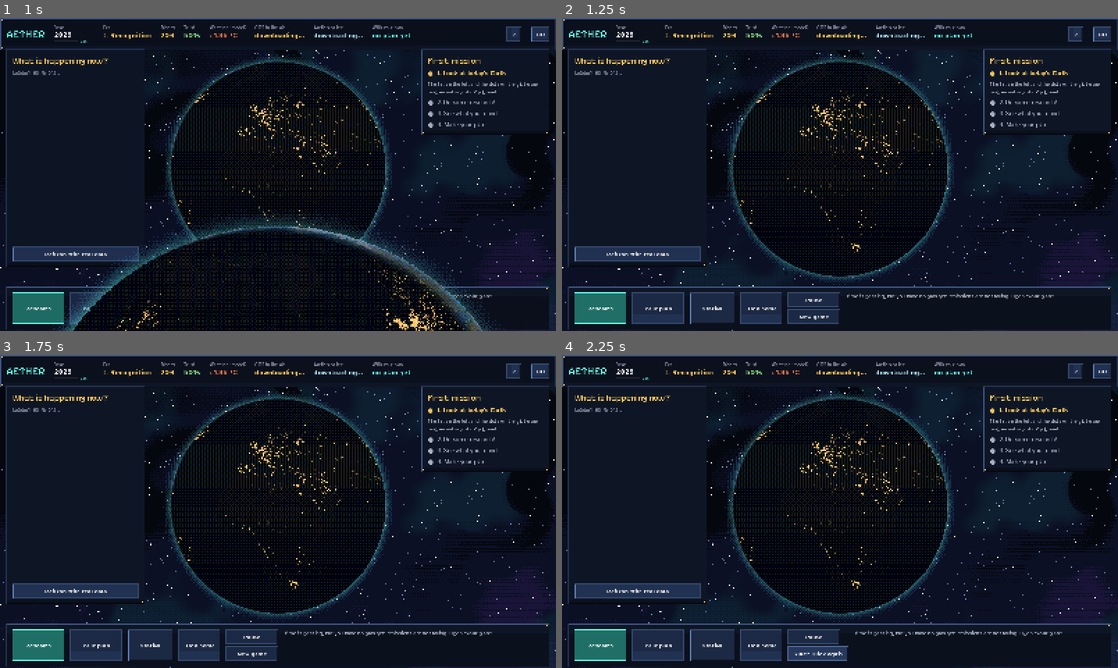
Above: before the commit, frames 1-4 (two rows, left to right).
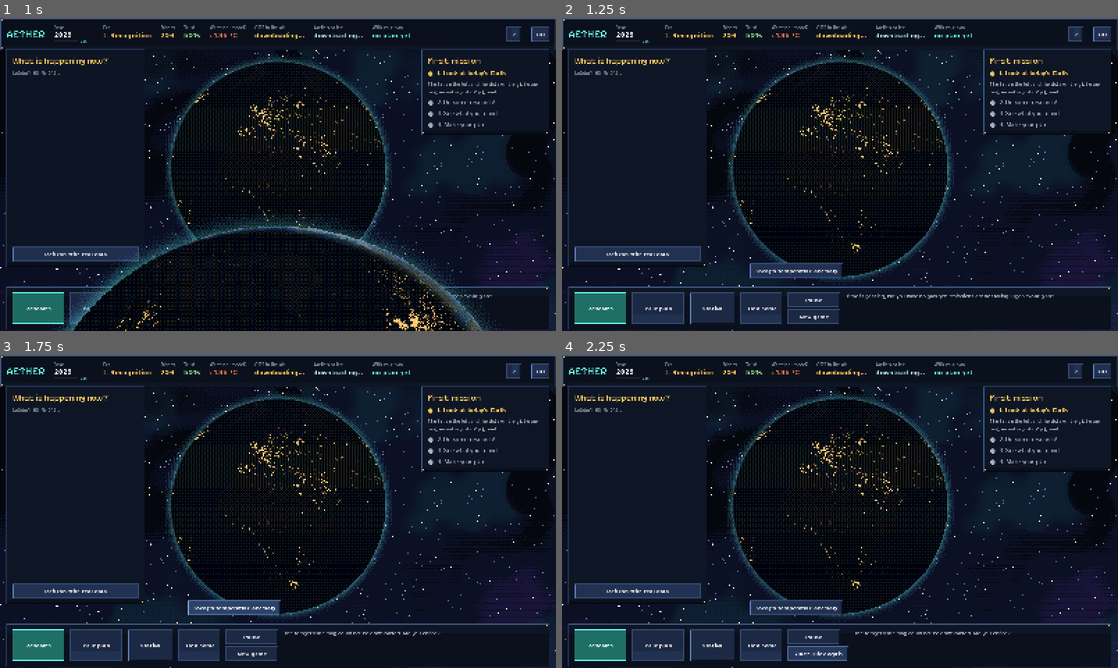
Above: after the commit, the same moments.

Repository: roadside/aether
Game: Godot game, scene res://scenes/intro_kepek.tscn
Two runs of this game, one before a commit and one after it. Both use one fixed random seed, a clock stepped at 60 frames per second and the inputs below. This scene is started directly instead of the project's main scene.
Inputs (mouse positions are in pixels of both pictures, inside the frame that each line leads up to):
- Up to frame 1 (1 s): tap Enter at 0.5 s; move the mouse to (400, 158) at 0.52 s; tap M at 0.6 s; click (400, 158) at 0.67 s; tap Space at 0.77 s
- Up to frame 2 (1.25 s): no input
- Up to frame 3 (1.75 s): click (233, 608) at 1.25 s, where only the run after the commit has a clickable "Today's temperature anomaly"
- Up to frame 4 (2.25 s): click "New game" at 2 s

Frame 1 is identical in both runs. In frame 2, 0.8% of the frame differs, in the area x 33-69%, y 78-90%; in frame 3, 1.0%, in the area x 33-89%, y 78-90%; in frame 4, 1.0%.

Commit message:
Földgömb: „Mai hőmérséklet-eltérés” réteg (Copernicus Climate Pulse ERA5 napi térkép, partvonalakkal, jelmagyarázattal, M billentyű); kész kutatásnál látványos jelzés (felirat + pixel-konfetti); önteszt 1f-kép
Co-Authored-By: Claude Opus 5.5 <noreply@anthropic.com>

Diff:
--- a/AETHER_godot/scripts/globe.gd
+++ b/AETHER_godot/scripts/globe.gd
@@ -29,6 +29,17 @@
 var events: Array = []               # valós események (world_state.py): {cim, kategoria, lat, lon, link, ...}
 var heat := 0.0                      # 0 = ma; 1 = kb. +2 °C a mához képest (csak szemléltetés)
 var highlight: Dictionary = {}       # a listában éppen rámutatott esemény: gyűrű jelöli
+var anomaly_mix := 0.0               # 0..1: a mai hőmérséklet-eltérés térkép áttűnése
+
+
+## A Copernicus Climate Pulse napi eltérés-térképe (egyenközű, -180..180) a gömbre.
+func set_anomaly_texture(tex: Texture2D) -> void:
+	_mat.set_shader_parameter("anomaly_map", tex)
+
+
+func show_anomaly(on: bool) -> void:
+	var tw := create_tween()
+	tw.tween_property(self, "anomaly_mix", 1.0 if on else 0.0, 0.6)
 var _look_tw: Tween
 var sun_lat := 0.0                   # ahol a Nap éppen merőlegesen süt (fok)
 var sun_lon := 0.0
@@ -119,6 +130,7 @@
 		_mat.set_shader_parameter("sun_dir", _sun_dir())
 	_mat.set_shader_parameter("cloud_drift", cloud_drift)
 	_mat.set_shader_parameter("heat", heat)
+	_mat.set_shader_parameter("anomaly_mix", anomaly_mix)
 	queue_redraw()
 
 
--- a/AETHER_godot/scripts/i18n.gd
+++ b/AETHER_godot/scripts/i18n.gd
@@ -491,4 +491,13 @@
 	"Az évek telnek. Ha egy ablak nyitva van, az idő megáll.": "Years pass. While a window is open, time stops.",
 	"Elölről kezdi a játékot 2026-tól.": "Starts the game again from 2026.",
 	"Részletek a megnyitott ablakban.": "Details in the open window.",
+	"Mai hőmérséklet-eltérés": "Today's temperature anomaly",
+	"Hol melegebb és hol hidegebb ma, mint az 1991–2020-as átlag. Forrás: Copernicus Climate Pulse (ERA5). Gyorsbillentyű: M": "Where it is warmer or colder today than the 1991–2020 average. Source: Copernicus Climate Pulse (ERA5). Shortcut: M",
+	"hidegebb": "colder",
+	"melegebb": "warmer",
+	"Térkép letöltése…": "Downloading map…",
+	"%s · eltérés az 1991–2020-as átlagtól · Copernicus Climate Pulse (angol nyelvű)": "%s · anomaly vs 1991–2020 average · Copernicus Climate Pulse (in English)",
+	"A hőmérséklet-térképet most nem sikerült letölteni. Van internet?": "The temperature map could not be downloaded. Are you online?",
+	"Kész a kutatás!": "Research complete!",
+	"Új lehetőség a tervedben": "New option in your plan",
 }
--- a/AETHER_godot/scripts/main.gd
+++ b/AETHER_godot/scripts/main.gd
@@ -136,6 +136,7 @@
 	_build_left_panel()
 	_build_right_panel()
 	_build_bottom_bar()
+	_build_anomaly_toggle()
 
 	_plan = PlanPanel.new()
 	_plan.bridge = bridge
@@ -288,6 +289,7 @@
 			KEY_N: _open_nalunk()
 			KEY_SPACE: _toggle_time()
 			KEY_H: globe.home()
+			KEY_M: _anom_btn.button_pressed = not _anom_btn.button_pressed
 			KEY_F1: _open_help()
 			_: handled = false
 		if handled:
@@ -480,6 +482,138 @@
 	h.add_child(info_box)
 
 
+# ---------------------------------------------------------------------------
+# Mai hőmérséklet-eltérés a földgömbön (Copernicus Climate Pulse, ERA5, napi térkép)
+# ---------------------------------------------------------------------------
+const PULSE_STATUS := "https://sites.ecmwf.int/data/climatepulse/status/climpulse_status.json"
+const PULSE_MAP := "https://sites.ecmwf.int/data/climatepulse/maps/wrap/daily/2t/anomaly/%s/climpulse_map_era5_wrap_daily_2t_anomaly_%s.png"
+const PULSE_PAGE := "https://pulse.climate.copernicus.eu/"
+var _anom_btn: Button
+var _anom_legend: Control
+var _anom_link: LinkButton
+var _anom_date := ""
+var _anom_loaded := false
+
+
+func _build_anomaly_toggle() -> void:
+	_anom_btn = UI.button(L.t("Mai hőmérséklet-eltérés"))
+	_anom_btn.toggle_mode = true
+	_anom_btn.focus_mode = Control.FOCUS_NONE
+	_anom_btn.tooltip_text = L.t("Hol melegebb és hol hidegebb ma, mint az 1991–2020-as átlag. Forrás: Copernicus Climate Pulse (ERA5). Gyorsbillentyű: M")
+	_anom_btn.position = Vector2(540, 706)
+	_anom_btn.toggled.connect(_toggle_anomaly)
+	add_child(_anom_btn)
+	# jelmagyarázat: kék = hidegebb, piros = melegebb (a Climate Pulse színskálája)
+	var panel := PanelContainer.new()
+	var psb := StyleBoxFlat.new()
+	psb.bg_color = Color(0.03, 0.05, 0.1, 0.85)
+	psb.set_corner_radius_all(6)
+	psb.set_content_margin_all(8)
+	panel.add_theme_stylebox_override("panel", psb)
+	panel.position = Vector2(800, 700)
+	panel.visible = false
+	var box := UI.vbox(2)
+	panel.add_child(box)
+	var bar := Gradient.new()
+	bar.offsets = PackedFloat32Array([0.0, 0.25, 0.5, 0.75, 1.0])
+	bar.colors = PackedColorArray([Color("#1f4e9c"), Color("#8cc4ec"), Color("#fbf6e0"), Color("#f29a3c"), Color("#9e1a1a")])
+	var gt := GradientTexture2D.new()
+	gt.gradient = bar
+	gt.width = 256
+	gt.height = 8
+	var tr := TextureRect.new()
+	tr.texture = gt
+	tr.custom_minimum_size = Vector2(300, 10)
+	tr.stretch_mode = TextureRect.STRETCH_SCALE
+	box.add_child(tr)
+	var lab := UI.hbox(0)
+	lab.custom_minimum_size = Vector2(300, 0)
+	lab.add_child(UI.label(L.t("hidegebb"), 13, Color("#8cc4ec"), false, false))
+	var sp := Control.new()
+	sp.size_flags_horizontal = Control.SIZE_EXPAND_FILL
+	lab.add_child(sp)
+	lab.add_child(UI.label(L.t("melegebb"), 13, Color("#f29a3c"), false, false))
+	box.add_child(lab)
+	var src := LinkButton.new()
+	src.add_theme_font_size_override("font_size", 12)
+	src.add_theme_color_override("font_color", UI.MUTE)
+	src.pressed.connect(func() -> void: OS.shell_open(PULSE_PAGE))
+	box.add_child(src)
+	add_child(panel)
+	_anom_legend = panel
+	_anom_link = src
+
+
+func _toggle_anomaly(on: bool) -> void:
+	if on and not _anom_loaded:
+		_anom_btn.text = L.t("Térkép letöltése…")
+		_load_anomaly()
+		return
+	globe.show_anomaly(on)
+	_anom_legend.visible = on
+
+
+## A legfrissebb napi térkép: előbb a gyorsítótár, különben letöltés (állapotfájl -> dátum -> PNG).
+func _load_anomaly() -> void:
+	var st := HTTPRequest.new()
+	add_child(st)
+	st.request_completed.connect(func(_r: int, code: int, _h: PackedStringArray, body: PackedByteArray) -> void:
+		st.queue_free()
+		var date := ""
+		if code == 200:
+			var j: Variant = JSON.parse_string(body.get_string_from_utf8())
+			if typeof(j) == TYPE_DICTIONARY and j.has("daily"):
+				date = str(int(j["daily"]))
+		if date == "":
+			date = Time.get_date_string_from_unix_time(Time.get_unix_time_from_system() - 2 * 86400).replace("-", "")
+		_fetch_anomaly(date))
+	if st.request(PULSE_STATUS) != OK:
+		st.queue_free()
+		_anomaly_failed()
+
+
+func _fetch_anomaly(date: String) -> void:
+	_anom_date = date
+	var cache: String = str(bridge.work_dir("aether_vilag")).path_join("pulse_2t_anomalia_%s.png" % date)
+	if FileAccess.file_exists(cache):
+		_apply_anomaly(cache)
+		return
+	var rq := HTTPRequest.new()
+	rq.download_file = cache
+	add_child(rq)
+	rq.request_completed.connect(func(_r: int, code: int, _h: PackedStringArray, _b: PackedByteArray) -> void:
+		rq.queue_free()
+		if code == 200:
+			_apply_anomaly(cache)
+		else:
+			DirAccess.remove_absolute(cache)
+			_anomaly_failed())
+	if rq.request(PULSE_MAP % [date.left(4), date]) != OK:
+		rq.queue_free()
+		_anomaly_failed()
+
+
+func _apply_anomaly(path: String) -> void:
+	var img := Image.new()
+	if img.load(path) != OK:
+		_anomaly_failed()
+		return
+	globe.set_anomaly_texture(ImageTexture.create_from_image(img))
+	_anom_loaded = true
+	_anom_btn.text = L.t("Mai hőmérséklet-eltérés")
+	var d := "%s.%s.%s." % [_anom_date.left(4), _anom_date.substr(4, 2), _anom_date.substr(6, 2)]
+	_anom_link.text =L.t("%s · eltérés az 1991–2020-as átlagtól · Copernicus Climate Pulse (angol nyelvű)") % d
+	if _anom_btn.button_pressed:
+		globe.show_anomaly(true)
+		_anom_legend.visible = true
+
+
+func _anomaly_failed() -> void:
+	_anom_btn.text = L.t("Mai hőmérséklet-eltérés")
+	_anom_btn.set_pressed_no_signal(false)
+	_show_info(L.t("A hőmérséklet-térképet most nem sikerült letölteni. Van internet?"), "")
+
+
 func _show_info(text: String, link: String) -> void:
 	_info.text = text
 	_info_url = link
@@ -931,8 +1065,77 @@
 	_advance(1)
 
 
-func _on_results_shown(_has_levers: bool) -> void:
+func _on_results_shown(has_levers: bool) -> void:
 	_advance(3)
+	_celebrate(L.t("Kész a kutatás!") + ("  " + L.t("Új lehetőség a tervedben") if has_levers else ""))
+
+
+## Látványos jelzés: felvillanó felirat és pixel-konfetti az ablak fölött (2-3 másodperc).
+func _celebrate(text: String) -> void:
+	var c := Confetti.new()
+	c.set_anchors_preset(Control.PRESET_FULL_RECT)
+	c.mouse_filter = Control.MOUSE_FILTER_IGNORE
+	c.z_index = 40
+	add_child(c)
+	var p := PanelContainer.new()
+	var sb := StyleBoxFlat.new()
+	sb.bg_color = Color("#0d2a26")
+	sb.border_color = UI.CYAN
+	sb.set_border_width_all(3)
+	sb.set_corner_radius_all(8)
+	sb.set_content_margin_all(18)
+	sb.content_margin_left = 34
+	sb.content_margin_right = 34
+	sb.shadow_color = Color(0.2, 1.0, 0.85, 0.35)
+	sb.shadow_size = 24
+	p.add_theme_stylebox_override("panel", sb)
+	var l := UI.label(text, 30, UI.CYAN, true, false)
+	l.horizontal_alignment = HORIZONTAL_ALIGNMENT_CENTER
+	p.add_child(l)
+	p.z_index = 41
+	p.mouse_filter = Control.MOUSE_FILTER_IGNORE
+	add_child(p)
+	await get_tree().process_frame
+	if not is_instance_valid(p):
+		return
+	p.position = Vector2((1600 - p.size.x) / 2.0, 360)
+	p.pivot_offset = p.size * 0.5
+	p.scale = Vector2(0.6, 0.6)
+	var tw := create_tween()
+	tw.tween_property(p, "scale", Vector2(1.08, 1.08), 0.22).set_trans(Tween.TRANS_BACK).set_ease(Tween.EASE_OUT)
+	tw.tween_property(p, "scale", Vector2.ONE, 0.12)
+	tw.tween_interval(1.8)
+	tw.tween_property(p, "modulate:a", 0.0, 0.5)
+	tw.tween_callback(p.queue_free)
+	tw.tween_callback(c.queue_free)
+
+
+## Pixel-konfetti: a képernyő közepéről kirepülő, lehulló színes négyzetek.
+class Confetti extends Control:
+	var _parts: Array = []
+	var _t := 0.0
+
+	func _ready() -> void:
+		var rng := RandomNumberGenerator.new()
+		rng.randomize()
+		var cols := [Color("#5ff0d8"), Color("#f4c85a"), Color("#ff7a5a"), Color("#8cc4ec"), Color("#9ee06a")]
+		for i in 90:
+			var a := rng.randf_range(-PI, 0.0)
+			var sp := rng.randf_range(260.0, 620.0)
+			_parts.append([Vector2(800, 400), Vector2(cos(a), sin(a)) * sp, cols[i % cols.size()], rng.randf_range(4.0, 8.0)])
+
+	func _process(delta: float) -> void:
+		_t += delta
+		for p in _parts:
+			p[1].y += 900.0 * delta
+			p[0] += p[1] * delta
+		queue_redraw()
+
+	func _draw() -> void:
+		var a := clampf(2.6 - _t, 0.0, 1.0)
+		for p in _parts:
+			var s: float = p[3]
+			draw_rect(Rect2((p[0] as Vector2).snapped(Vector2(2, 2)), Vector2(s, s)), Color(p[2], a))
 
 
 func _on_approved(levers: Array) -> void:
@@ -1251,6 +1454,17 @@
 		await _shot(dir, "1e_ido.png")
 		campaign.running = false
 		_update_stats()
+		# 1f: mai hőmérséklet-eltérés a földgömbön (Copernicus Climate Pulse)
+		globe.home()
+		_anom_btn.button_pressed = true
+		for i in 40:
+			if _anom_loaded:
+				break
+			await get_tree().create_timer(0.5).timeout
+		await get_tree().create_timer(1.0).timeout
+		print("ONTESZT eltérés-térkép: betöltve=", _anom_loaded, " dátum=", _anom_date)
+		await _shot(dir, "1f_anomalia.png")
+		_anom_btn.button_pressed = false
 		globe.highlight = {}
 		globe.home()
 		await get_tree().create_timer(0.8).timeout
--- a/AETHER_godot/shaders/globe.gdshader
+++ b/AETHER_godot/shaders/globe.gdshader
@@ -17,6 +17,8 @@
 uniform float cloud_drift = 0.0;       // felhők elmozdulása (fordulat)
 uniform vec3 atmosphere = vec3(0.39, 0.95, 0.89);
 uniform float zoom = 1.0;              // nagyítás (1 = egész gömb)
+uniform sampler2D anomaly_map : source_color, filter_linear, repeat_enable;  // mai hőmérséklet-eltérés (Climate Pulse)
+uniform float anomaly_mix = 0.0;       // 0 = normál Föld, 1 = eltérés-térkép
 uniform float heat = 0.0;              // melegedés szemléltetése: 0 = ma, 1 = kb. +2 °C a mához képest
 
 const float BAYER[16] = float[16](0.0, 8.0, 2.0, 10.0, 12.0, 4.0, 14.0, 6.0, 3.0, 11.0, 1.0, 9.0, 15.0, 7.0, 13.0, 5.0);
@@ -126,6 +128,20 @@
 		vec3 dark_side = col * 0.12 + vec3(0.01, 0.02, 0.05);
 		col = mix(col, dark_side + texture(night_map, tex).rgb * (1.0 - cv * 0.8), night);
 
+		// Mai hőmérséklet-eltérés (Copernicus Climate Pulse, ERA5): a színes térkép a felszínre
+		// kerül; az éjszakai oldal is látszik, csak kicsit sötétebb, hogy a gömb térbeli maradjon.
+		if (anomaly_mix > 0.0) {
+			vec3 an = texture(anomaly_map, tex).rgb;
+			float shade = 0.55 + 0.45 * clamp(ndl * 1.5 + 0.5, 0.0, 1.0);
+			vec3 anc = an * shade + vec3(0.43, 0.75, 1.0) * rim * 0.25;
+			// partvonalak, hogy látszódjon, melyik ország hol van
+			vec2 e = vec2(1.0 / 2048.0, 0.0);
+			float land = texture(data_map, tex).r;
+			float edge = abs(land - texture(data_map, tex + e.xy).r) + abs(land - texture(data_map, tex + e.yx * 2.0).r);
+			anc = mix(anc, vec3(0.12, 0.14, 0.2), clamp(edge, 0.0, 1.0) * 0.8);
+			col = mix(col, anc, anomaly_mix);
+		}
+
 		COLOR = vec4(posterize(clamp(col, 0.0, 1.0), d), 1.0);
 	}
 }
